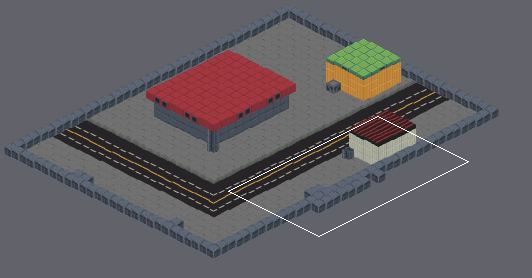
Level history. Tiled map: data/tiled/level1.tmx. The picture above shows the old version from afar; the outline marks the close-up.
Close-up. Before:
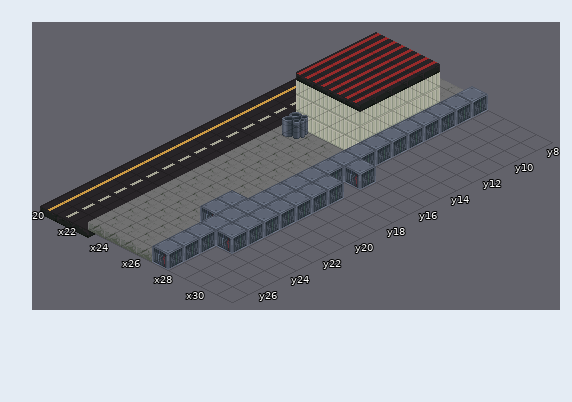
Cells are 32x16 px. Isometric: x runs down to the right, y down to the left. Shown: x 20..31, y 8..27. The commit also changed other parts of the map, which this record leaves out.
The result:
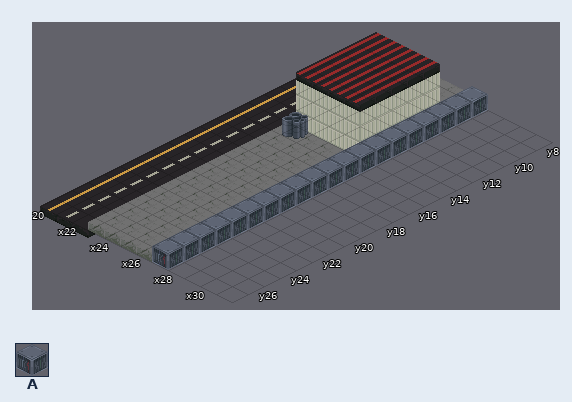
Key: from "cyberstreets": A 37.
_ is an empty cell, . an unchanged one.
Diff:
--- layer "1f"
@@ x 28..28 @@
-16 A
+16 _
@@ x 26..28 @@
-18 ..A
-19 ..A
-20 ..A
-21 ..A
-22 A.A
-23 A.A
-24 ..A
+18 .._
+19 .._
+20 .._
+21 .._
+22 _._
+23 _._
+24 .._
Changed places in both close-ups, as pixel boxes (x1, y1, x2, y2):
removed: (200, 158, 376, 254)
